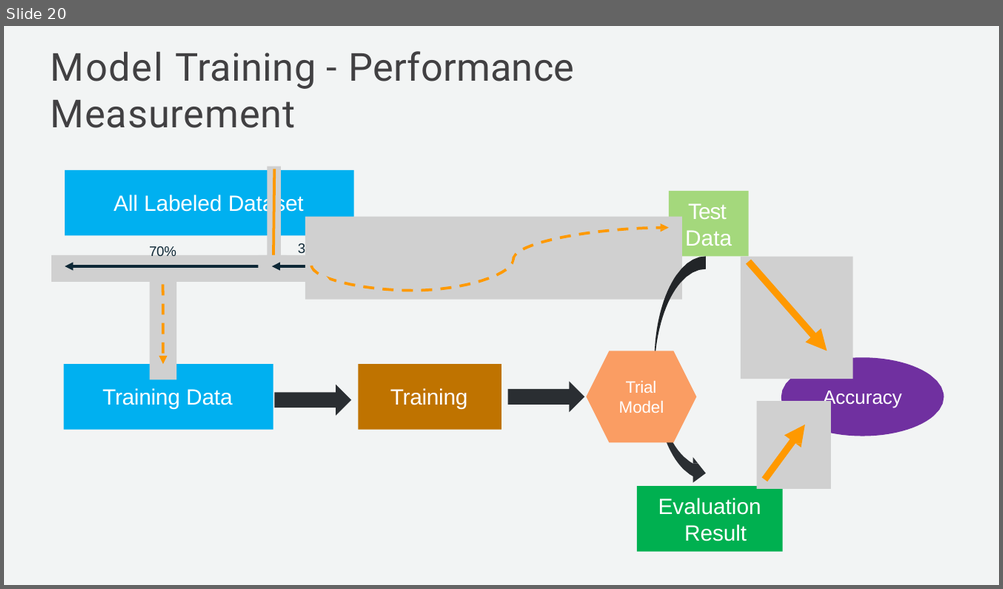
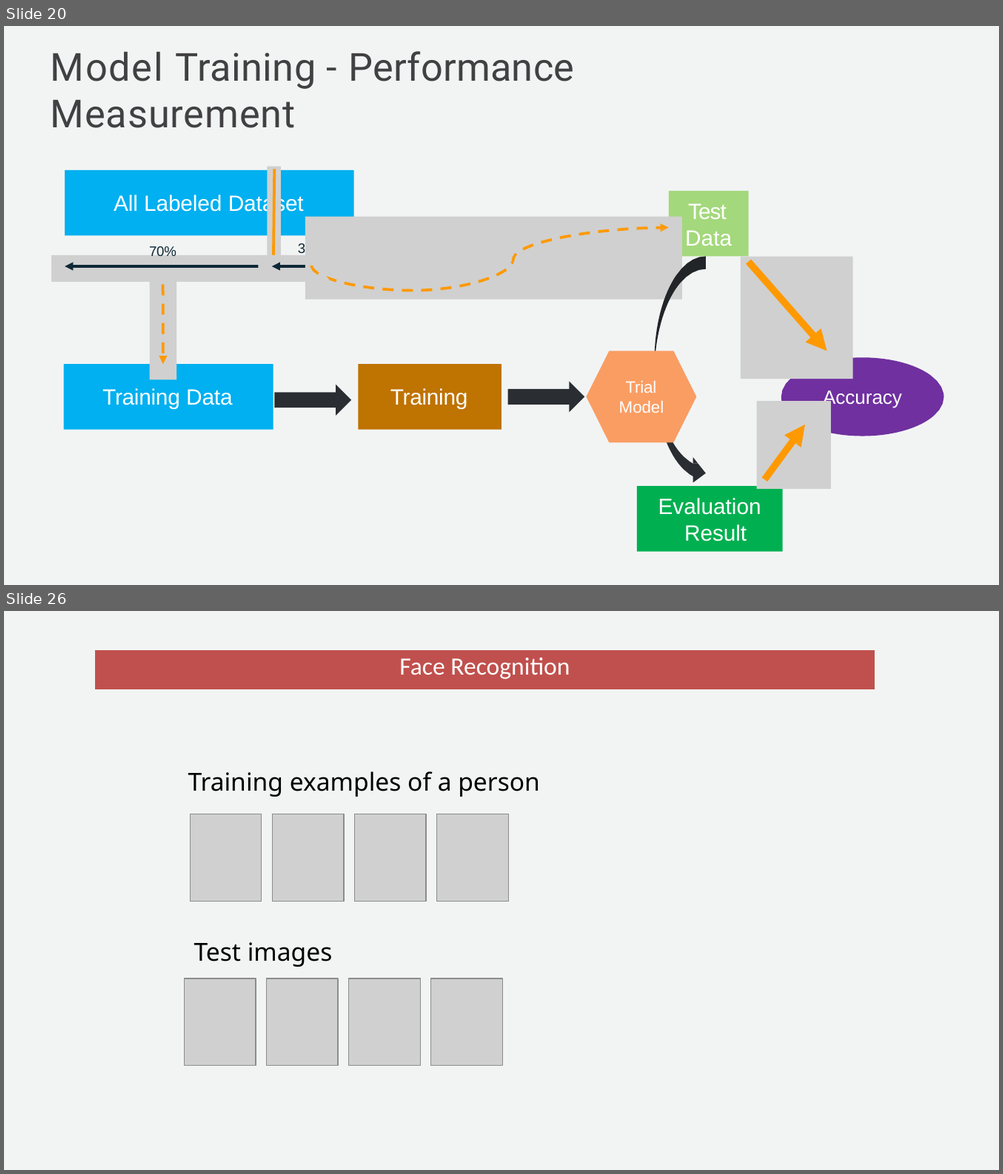
Before and after one commit to Subikash/Deep-Training, a slide deck: Machine Learning & Deep Learning.pptx. Shown one above the other, each under a label of ours: slide 20 before the commit, slides 20 and 26 after it; the slides between them are not shown. The pictures are 1003x589 and 1003x1174 pixels, drawn with LibreOffice and Linux fonts; fonts in the diff are those of the drawing; grey boxes stand for pictures. Boxes give left, top, right and bottom in pixels: in the first picture for what was removed or moved away, otherwise in the second. Text is boxed around its words. In the diff, an @@ line names an element or a change of style, - is before the commit and + after.

```diff
--- a/Machine Learning & Deep Learning.pptx
+++ b/Machine Learning & Deep Learning.pptx
@@ slide 26 added at [4,611,999,1170], background #FFFFFF; not listed: 1 template element that a slide beside it also shows @@
@@ freeform shape added at [96,651,874,689], fill #C0504D, 18 pt, text #FFFFFF @@
+Face Recognition
@@ text added at [188,772,540,797], 18 pt, text #000000 @@
+Training examples of a person
@@ picture added at [190,814,262,901] @@
@@ picture added at [273,814,344,901] @@
@@ picture added at [354,814,426,901] @@
@@ picture added at [437,814,508,901] @@
@@ text added at [194,943,333,967], 18 pt, text #000000 @@
+Test images
@@ picture added at [184,979,256,1067] @@
@@ picture added at [267,979,338,1067] @@
@@ picture added at [348,979,420,1067] @@
@@ picture added at [431,979,502,1067] @@
```
Also in this commit, not shown: 1 slide changed, 11 other slides added, 3 slides removed.
